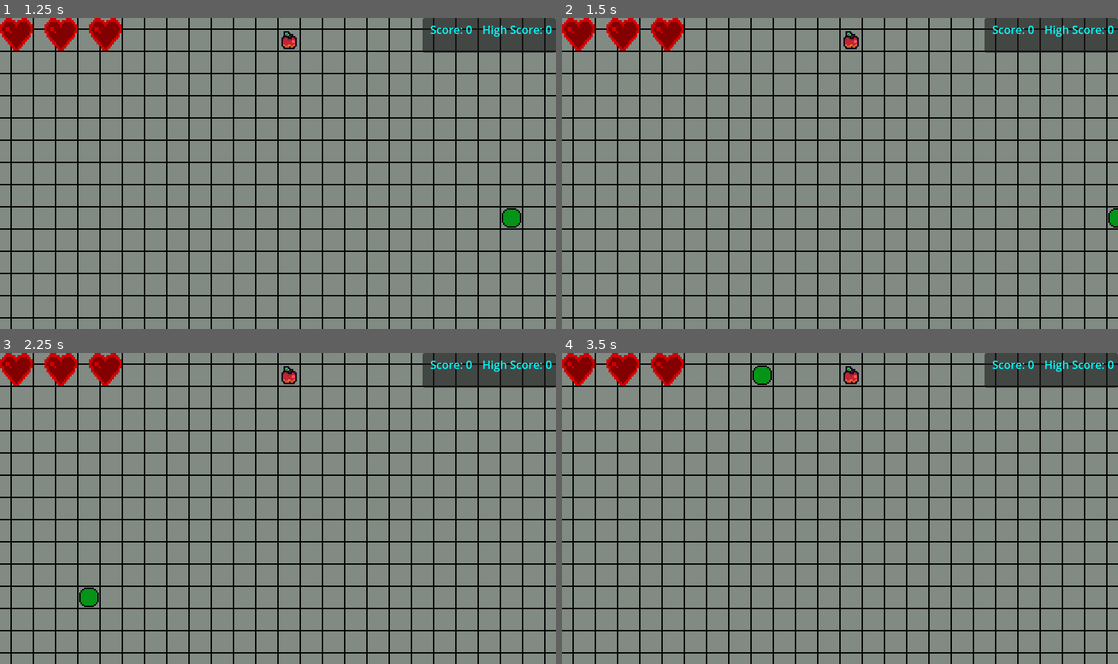
Above: before the commit, frames 1-4 (two rows, left to right).
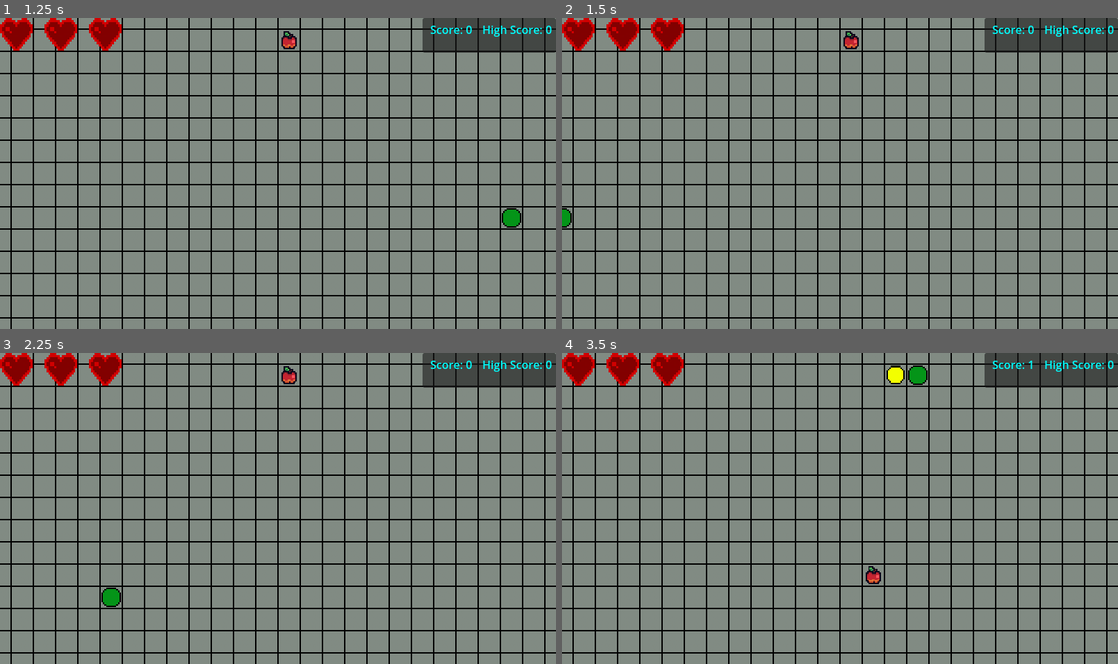
Above: after the commit, the same moments.

Repository: vii-abdullatif/The-Choice
Game: Godot game, scene res://snake_game/menus/start_screen.tscn
Same seed, same stepped clock (60 frames per second), same inputs: the game is played once before the commit and once after it.
Inputs (mouse positions are in pixels of both pictures, inside the frame that each line leads up to):
- Up to frame 1 (1.25 s): click "Start" at 0.5 s
- Up to frame 2 (1.5 s): tap Enter (ui_accept) at 1.25 s; move the mouse to (962, 157) at 1.27 s; hold Right (ui_right) from 1.28 s (still down); hold Enter (ui_accept) from 1.28 s (still down); tap B at 1.35 s; click (962, 157) at 1.42 s
- Up to frame 3 (2.25 s): move the mouse to (166, 524) at 2.02 s; release Right (ui_right) at 2.03 s; release Enter (ui_accept) at 2.03 s; hold Down (ui_down) from 2.03 s (still down); tap Enter (ui_accept) at 2.1 s
- Up to frame 4 (3.5 s): tap Enter (ui_accept) at 2.27, 2.57 s; tap B at 2.3, 2.85 s; move the mouse to (895, 440) at 2.77 s; release Down (ui_down) at 2.78 s; hold Right (ui_right) from 2.78 s (still down); hold Enter (ui_accept) from 2.78 s (still down)

Frame 1 is identical in both runs. In frame 2, 0.2% of the frame differs, in the area x 0-100%, y 61-68%; in frame 3, 0.4%; in frame 4, 0.8%, in the area x 34-85%, y 2-75%.

Commit message:
Added power ups(Can renew lives 20 score point each, can speed up for 3 points a time)

Diff:
--- a/snake_game/gameplay/bounds.gd
+++ b/snake_game/gameplay/bounds.gd
@@ -39,5 +39,5 @@
 		return Vector2(v.x, y_max)
 	return v
 
-func _process(delta: float) -> void:
+func _process(_delta: float) -> void:
 	pass
--- a/snake_game/gameplay/game_play.gd
+++ b/snake_game/gameplay/game_play.gd
@@ -3,6 +3,10 @@
 
 const gameover_scene: PackedScene = preload("res://snake_game/menus/game_over.tscn")
 const pausemenu_scene: PackedScene = preload("res://snake_game/menus/pause_menu.tscn")
+
+@export var life_cost : int
+@export var dash_cost: int
+@export var dash_duration: float
 
 @onready var head: Head = %Head as Head
 @onready var bounds: Bounds = %Bounds
@@ -10,6 +14,8 @@
 @onready var hud: HUD = $HUD
 @onready var tile_map: TileMapLayer = $TileMapLayer
 
+var is_dashing : bool = false
+var dash_timer: float = 0.0
 var pause_menu : PauseMenu
 var gameover_menu : GameOver
 var time_between_moves : float = 1000.0
@@ -45,6 +51,10 @@
 			tile_map.set_cell(Vector2i(x, y), 0, Vector2i(0, 0))  # source_id and atlas coords — match your tileset
 
 func _process(delta: float) -> void:
+	if is_dashing:
+		dash_timer -= delta
+		if dash_timer <= 0:
+			is_dashing = false
 	var new_dir : Vector2 = Vector2.ZERO
 	if Input.is_action_pressed("ui_up"):
 		new_dir = Vector2.UP
@@ -60,7 +70,10 @@
 		pause_game()
 
 func _physics_process(delta: float) -> void:
-	time_since_last_move += delta * speed
+	var current_speed = speed * (1.8 if is_dashing else 1.0)
+	if Input.is_action_pressed("ui_accept"):
+		current_speed *= 1.5
+	time_since_last_move += delta * current_speed
 	if time_since_last_move >= time_between_moves:
 		update_snake()
 		time_since_last_move = 0
@@ -72,7 +85,20 @@
 	for i in range(1,snake_parts.size(),1):
 		snake_parts[i].move_to(snake_parts[i-1].last_position)
 
+func _unhandled_input(event: InputEvent) -> void:
+	if event is InputEventKey and event.pressed and not event.is_echo():
+		if event.keycode == KEY_B:
+			buy_life()
+		elif event.is_action_pressed("ui_accept"):
+			start_dash()
 
+func start_dash() -> void:
+	if is_dashing:
+		return
+	if score >= dash_cost:
+		score -= dash_cost
+		is_dashing = true
+		dash_timer = dash_duration
 
 func _on_food_eaten():
 	spawner.call_deferred("spawn_food")
@@ -86,6 +112,12 @@
 	speed += 550
 	score += 5
 
+func buy_life() -> void:
+	if Global.lives >= 3:
+		return
+	if score >= life_cost:
+		score -= life_cost
+		Global.lives += 1
 
 func _on_tail_added(tail: Tail):
 	snake_parts.push_back(tail)
--- a/snake_game/gameplay/game_play.tscn
+++ b/snake_game/gameplay/game_play.tscn
@@ -20,6 +20,9 @@
 [node name="GamePlay" type="Node2D" unique_id=55846490]
 y_sort_enabled = true
 script = ExtResource("1_kmh1p")
+life_cost = 20
+dash_cost = 3
+dash_duration = 1.5
 
 [node name="TileMapLayer" type="TileMapLayer" parent="." unique_id=1644076661]
 tile_map_data = PackedByteArray("AAAAAAAAAAAAAAAAAAAAAAEAAAAAAAAAAAAAAAIAAAAAAAAAAAAAAAMAAAAAAAAAAAAAAAQAAAAAAAAAAAAAAA …(5520 unchanged characters)…
--- a/snake_game/gameplay/lives.gd
+++ b/snake_game/gameplay/lives.gd
@@ -4,10 +4,7 @@
 func _ready() -> void:
 	Global.lives = 3
 
-func _physics_process(delta):
-	if Global.lives == 2:
-		$Life3.hide()
-	elif Global.lives == 1:
-		$Life2.hide()
-	elif Global.lives == 0:
-		$Life1.hide()
+func _physics_process(_delta):
+	$Life1.visible = Global.lives >= 1
+	$Life2.visible = Global.lives >= 2
+	$Life3.visible = Global.lives >= 3
--- a/snake_game/menus/pause_menu.gd
+++ b/snake_game/menus/pause_menu.gd
@@ -7,7 +7,7 @@
 func _on_resume_button_pressed() -> void:
 	queue_free()
 
-func _process(delta: float) -> void:
+func _process(_delta: float) -> void:
 	if Input.is_action_just_pressed("ui_cancel"):
 		queue_free()
 
Binary file added: snake_game/gameplay/sprites/try_me_word_dots.png
Not shown, added: snake_game/gameplay/sprites/try_me_word_dots.png.import
Not shown, added: docs/Ssnake.zip
Not shown, changed: docs/index.html
Not shown, changed: docs/index.pck
